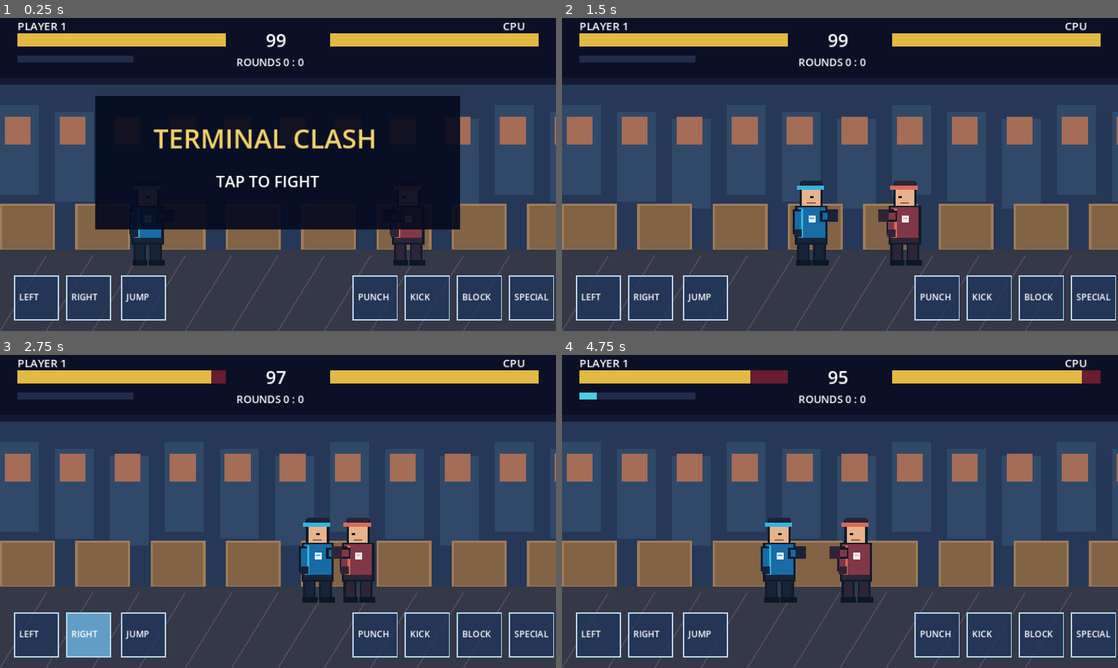
Above: before the commit, frames 1-4 (two rows, left to right).
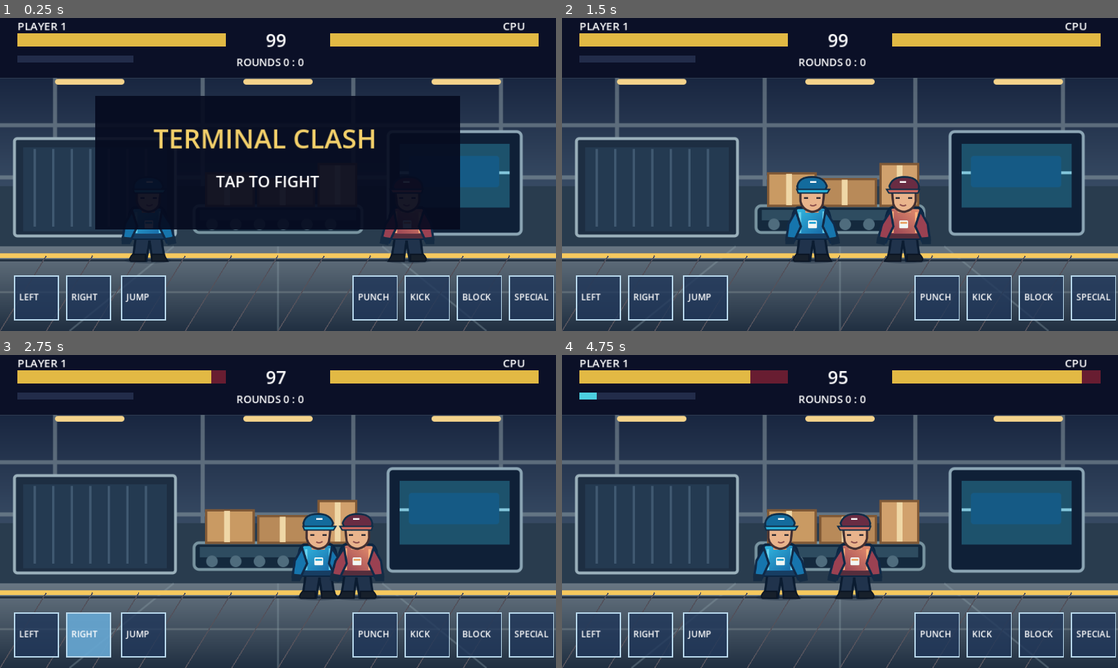
Above: after the commit, the same moments.

Repository: Manngez/Terminal-Clash
Game: Godot game, scene res://main.tscn
Two runs of this game, one before a commit and one after it. Both use one fixed random seed, a clock stepped at 60 frames per second and the inputs below.
Inputs (mouse positions are in pixels of both pictures, inside the frame that each line leads up to):
- Up to frame 1 (0.25 s): no input
- Up to frame 2 (1.5 s): tap Enter at 0.5 s; move the mouse to (962, 158) at 0.52 s; hold D 0.53-1.25 s; tap J at 0.6 s; click (962, 158) at 0.67 s; drag from (728, 190) to (812, 237) at 1.27 s
- Up to frame 3 (2.75 s): move the mouse to (333, 442) at 2.02 s; hold D from 2.03 s (still down); tap L at 2.1 s
- Up to frame 4 (4.75 s): release D at 2.75 s; drag from (812, 574) to (673, 464) at 2.77 s; tap Space at 3.5 s; move the mouse to (1006, 558) at 3.52 s; hold A 3.53-4.25 s; tap J at 3.6 s; drag from (673, 464) to (756, 433) at 4.27 s

The runs differ from the first frame. In frame 1, 24% of the frame differs, in the area x 0-100%, y 19-100%; in frame 2, 38%; in frame 3, 38%; in frame 4, 38%.

Commit message:
Render illustrated SVG background and fighter sprites in game instead of rectangles

Diff:
--- a/game.gd
+++ b/game.gd
@@ -2,6 +2,9 @@
 
 const W = 960.0
 const FLOOR = 426.0
+const TERMINAL_ART = preload("res://assets/terminal.svg")
+const COURIER_ART = preload("res://assets/courier.svg")
+const RIVAL_ART = preload("res://assets/rival.svg")
 var p = Vector2(255, FLOOR)
 var e = Vector2(705, FLOOR)
 var pv = Vector2.ZERO
@@ -161,58 +164,25 @@
 	draw_string(ThemeDB.fallback_font,pos,txt,HORIZONTAL_ALIGNMENT_LEFT,-1,size,color)
 
 func fighter(pos,blue,face,attacking,blocking=false):
-	var s = 1 if face else -1
-	var uniform = Color("#176ba6") if blue else Color("#813747")
-	var highlight = Color("#35b4dd") if blue else Color("#d96c5a")
-	var dark = Color("#172339") if blue else Color("#2d2537")
-	var skin = Color("#e7b38b")
-	var outline = Color("#101b2b")
-	# Pixel-art silhouette, boots, knees and trousers.
-	draw_rect(Rect2(pos.x-25,pos.y-43,22,44),outline)
-	draw_rect(Rect2(pos.x+3,pos.y-43,22,44),outline)
-	draw_rect(Rect2(pos.x-21,pos.y-40,15,35),dark)
-	draw_rect(Rect2(pos.x+6,pos.y-40,15,35),dark)
-	draw_rect(Rect2(pos.x-26,pos.y-8,26,9),Color("#0b1626"))
-	draw_rect(Rect2(pos.x+2,pos.y-8,28,9),Color("#0b1626"))
-	draw_rect(Rect2(pos.x-28,pos.y-102,56,67),outline)
-	draw_rect(Rect2(pos.x-24,pos.y-99,48,60),uniform)
-	draw_rect(Rect2(pos.x-21,pos.y-97,7,52),highlight)
-	draw_rect(Rect2(pos.x-24,pos.y-47,48,9),dark)
-	draw_rect(Rect2(pos.x-5,pos.y-85,12,12),Color("#e6f0f0"))
-	draw_rect(Rect2(pos.x-3,pos.y-82,8,3),Color("#3bb6e2") if blue else Color("#f3b66e"))
-	# Head, hair and cap.
-	draw_rect(Rect2(pos.x-20,pos.y-143,40,43),outline)
-	draw_rect(Rect2(pos.x-16,pos.y-139,32,37),skin)
-	draw_rect(Rect2(pos.x-18,pos.y-145,36,14),dark)
-	draw_rect(Rect2(pos.x-25,pos.y-137,47,7),highlight)
-	draw_rect(Rect2(pos.x+(-2 if face else -11),pos.y-119,6,4),outline)
-	draw_rect(Rect2(pos.x-8,pos.y-108,15,3),Color("#935b50"))
-	# Arms and gloves, with readable attack pose.
-	var front_x = pos.x+19*s
-	var reach = 50 if attacking else 18
-	draw_rect(Rect2(pos.x-32,pos.y-96,14,43),outline)
-	draw_rect(Rect2(pos.x-29,pos.y-92,11,34),uniform)
-	draw_rect(Rect2(pos.x-30,pos.y-61,14,13),dark)
-	draw_rect(Rect2(minf(front_x,front_x+reach*s)-4,pos.y-93,absf(reach)+10,19),outline)
-	draw_rect(Rect2(minf(front_x,front_x+reach*s),pos.y-90,absf(reach)+3,12),uniform)
-	draw_rect(Rect2(front_x+reach*s-9,pos.y-96,18,22),dark)
+	var art = COURIER_ART if blue else RIVAL_ART
+	var width = 126.0
+	var height = 158.0
+	var origin = Vector2(pos.x-width*0.5,pos.y-height)
+	var facing_right = face
+	if facing_right:
+		draw_texture_rect(art,Rect2(origin,Vector2(width,height)),false)
+	else:
+		draw_set_transform(Vector2(pos.x,pos.y-height),0,Vector2(-1,1))
+		draw_texture_rect(art,Rect2(Vector2(-width*0.5,0),Vector2(width,height)),false)
+		draw_set_transform(Vector2.ZERO)
+	if attacking:
+		var direction = 1 if facing_right else -1
+		draw_arc(Vector2(pos.x+direction*60,pos.y-90),24, -1.2,1.2,12,Color("#fff0a4"),5)
 	if blocking:
-		draw_rect(Rect2(pos.x+22*s-7,pos.y-122,17,47),outline)
-		draw_rect(Rect2(pos.x+22*s-4,pos.y-118,11,38),highlight)
-	if attacking:
-		draw_line(Vector2(pos.x+64*s,pos.y-94),Vector2(pos.x+79*s,pos.y-105),Color("#ffdf86"),4)
-		draw_line(Vector2(pos.x+64*s,pos.y-84),Vector2(pos.x+84*s,pos.y-79),Color("#fff0b6"),3)
+		draw_arc(Vector2(pos.x+(35 if facing_right else -35),pos.y-96),43,-1.1,1.1,16,Color("#8be8ff"),4)
 
 func _draw():
-	draw_rect(Rect2(0,0,960,540),Color("#141a34"))
-	draw_rect(Rect2(0,115,960,290),Color("#263858"))
-	for i in range(12):
-		draw_rect(Rect2(i*95,150+(i%3)*12,67,155),Color("#304969"))
-		draw_rect(Rect2(i*95+8,170,45,48),Color("#a56c56"))
-	for i in range(8):
-		draw_rect(Rect2(i*130,320,95,83),Color("#a17c55"))
-		draw_rect(Rect2(i*130+4,324,87,75),Color("#826345"))
-	draw_rect(Rect2(0,400,960,140),Color("#353847"))
+	draw_texture_rect(TERMINAL_ART,Rect2(0,0,960,540),false)
 	for i in range(0,960,80):
 		draw_line(Vector2(i,410),Vector2(i-80,540),Color("#52515b"),2)
 	draw_rect(Rect2(0,0,960,103),Color("#0b1027"))
